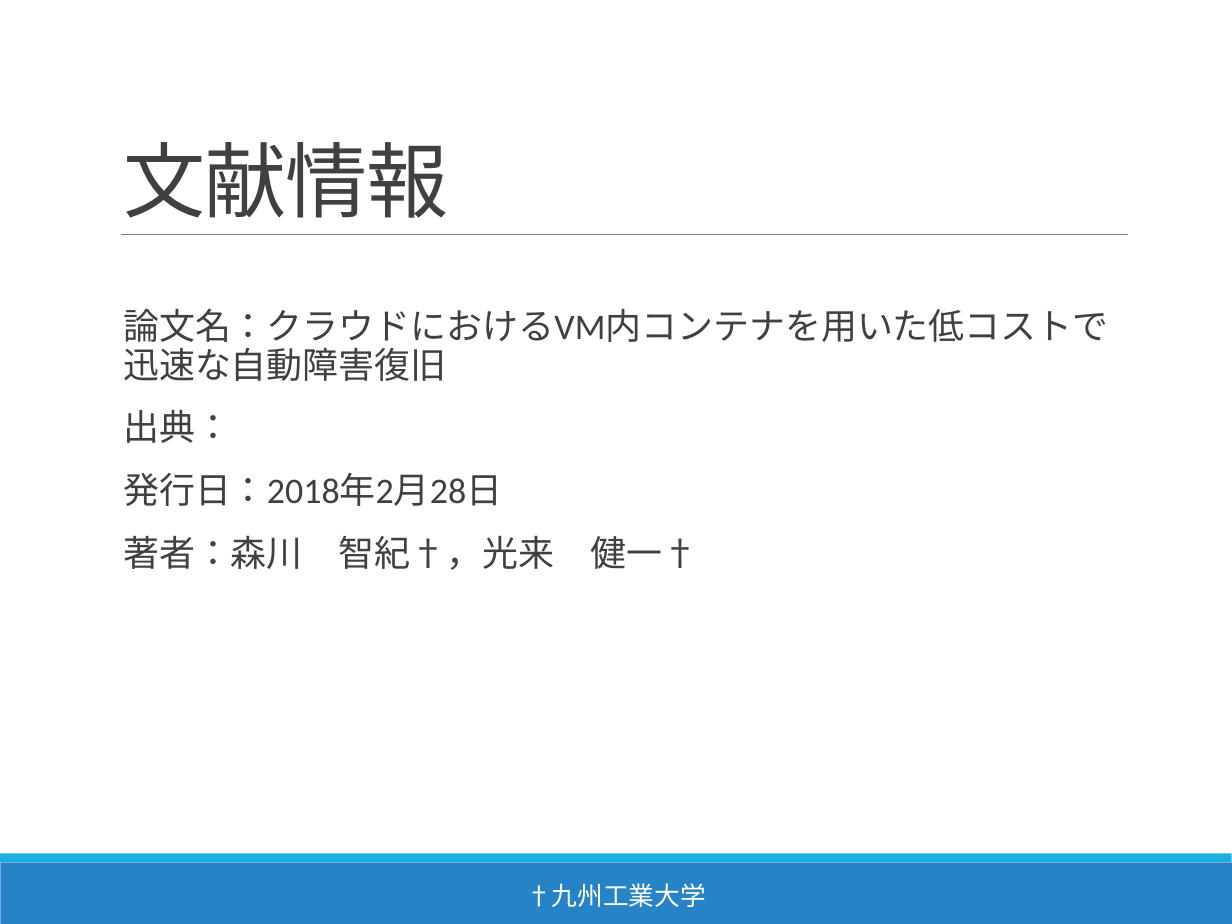
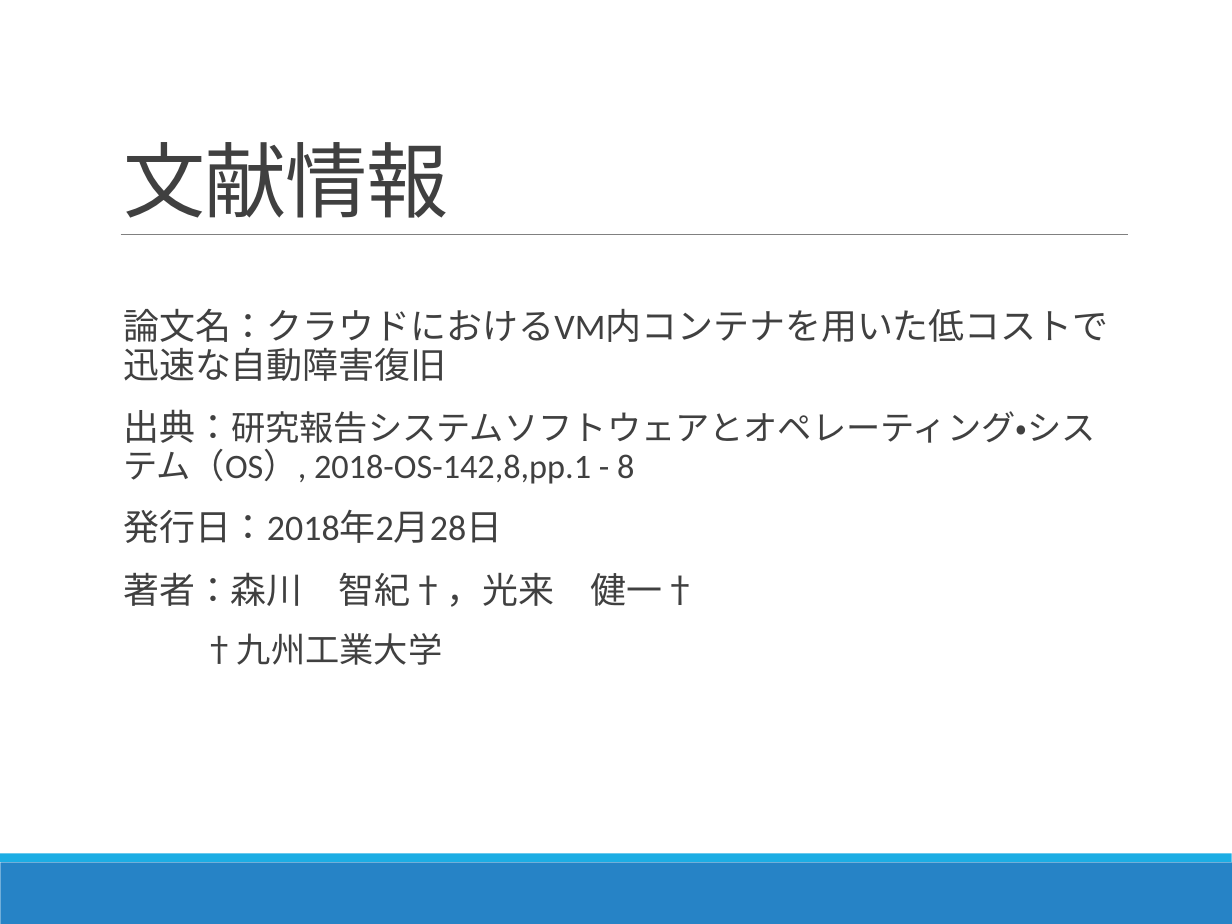
Before and after one commit to Kota0823/Document, a slide deck: slide 2 of 輪講2019-1_鈴木洸太.pptx. Drawn at 1232x924 pixels with LibreOffice and Linux fonts; fonts in the diff are those of the drawing. Boxes give left, top, right and bottom in pixels: in the first picture for what was removed or moved away, otherwise in the second. Text is boxed around its words. In the diff, an @@ line names an element or a change of style, - is before the commit and + after.

```diff
--- a/輪講2019-1_鈴木洸太.pptx
+++ b/輪講2019-1_鈴木洸太.pptx
@@ text at (123,409,1096,484): text changed; size 21 to 20 pt @@
-  出典：
+  出典：研究報告システムソフトウェアとオペレーティング・システム（OS）, 2018-OS-142,8,pp.1 - 8
@@ text "†九州工業大学": place and size @@
-text "†九州工業大学" at (526,883,706,907)
+text "†九州工業大学" at (203,633,443,665)
@@ text "†九州工業大学" at (203,633,443,665): size 15 to 20 pt, text colour #FFFFFF to #404040; alignment centre to left @@
```
Also in this commit, not shown: 9 other slides changed, 2 other files.
